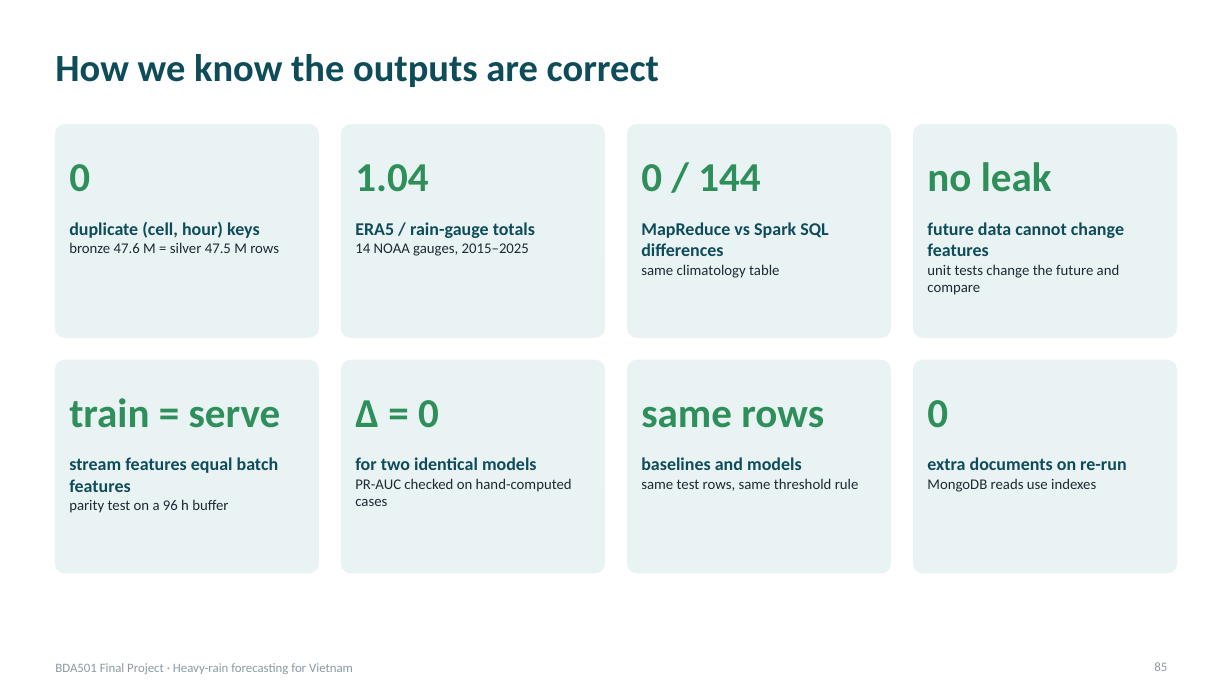
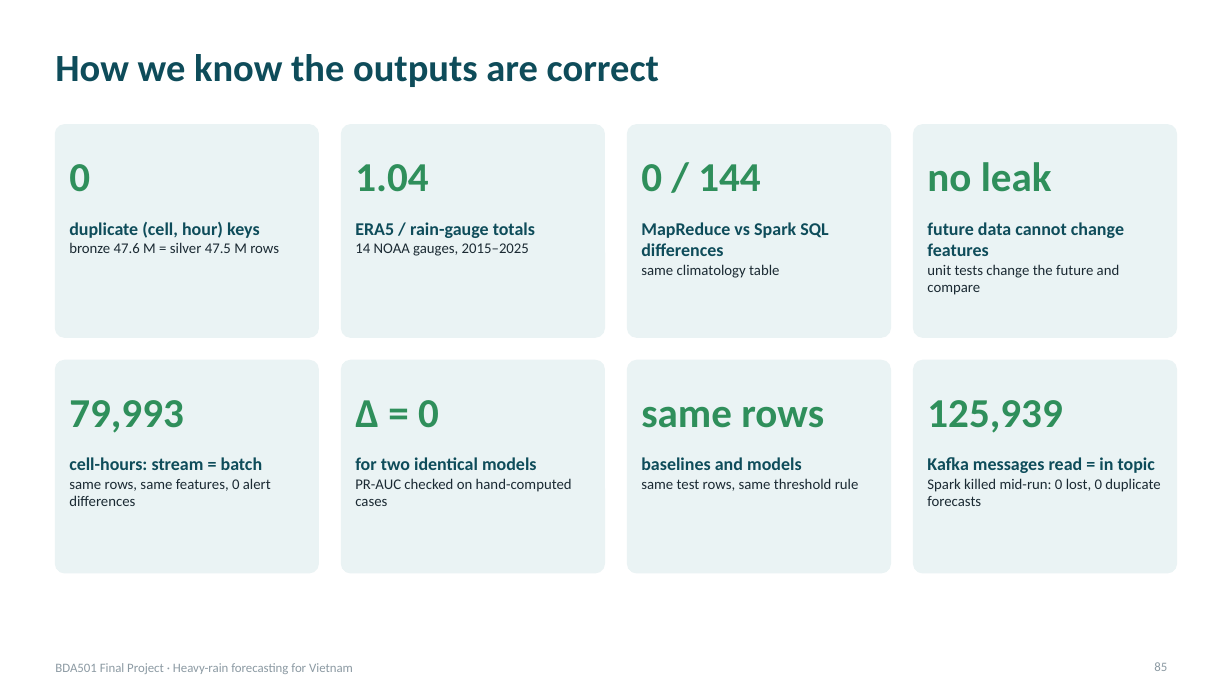
Before and after one commit to PhamLeTanThinh/BDA501_weather, a slide deck: slide 85 of deck/BDA501_Heavy_Rain_Forecast.pptx. Drawn at 1232x693 pixels with LibreOffice and Linux fonts; fonts in the diff are those of the drawing. Boxes give left, top, right and bottom in pixels: in the first picture for what was removed or moved away, otherwise in the second. Text is boxed around its words. In the diff, an @@ line names an element or a change of style, - is before the commit and + after.

```diff
--- a/deck/BDA501_Heavy_Rain_Forecast.pptx
+++ b/deck/BDA501_Heavy_Rain_Forecast.pptx
@@ text at (69, 400, 184, 433): text changed @@
-train = serve
+79,993
@@ text at (927, 400, 1062, 433): text changed @@
-0
+125,939
@@ text at (69, 457, 271, 506): text changed; size 14 to 11.5 pt; text colour #0E4C5A to #1B2A33; bold off @@
-stream features equal batch features
-parity test on a 96 h buffer
+cell-hours: stream = batch
+same rows, same features, 0 alert differences
@@ text at (927, 457, 1160, 506): text changed; size 14 to 11.5 pt; text colour #0E4C5A to #1B2A33; bold off @@
-extra documents on re-run
-MongoDB reads use indexes
+Kafka messages read = in topic
+Spark killed mid-run: 0 lost, 0 duplicate forecasts
```
Also in this commit, not shown: 31 other slides changed, 14 slides added, 14 slides removed, 28 other files.
